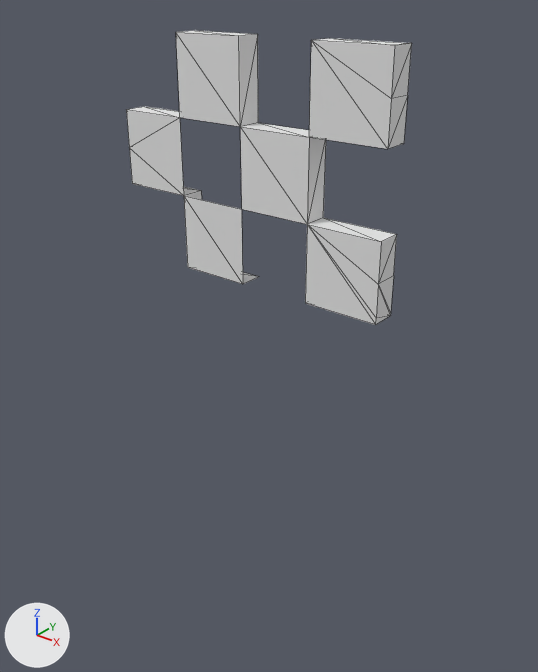
A saved change to the OBJ model models/meshes/visual/robocon2026_2.obj.
Rendered twice from a 50 mm lens placed at (7.48, -8.6, 5.57), pointed at (0.56, 0.05, 0.21). The lights are fixed; the arrows at lower left show +X, +Y and +Z. Mesh edges are drawn as thin lines. Where no turn or scale is listed for an object, it has been applied to the vertices. Vertices at the same position are counted once.

Names of what the first picture shows: 'robocon2026_2'.
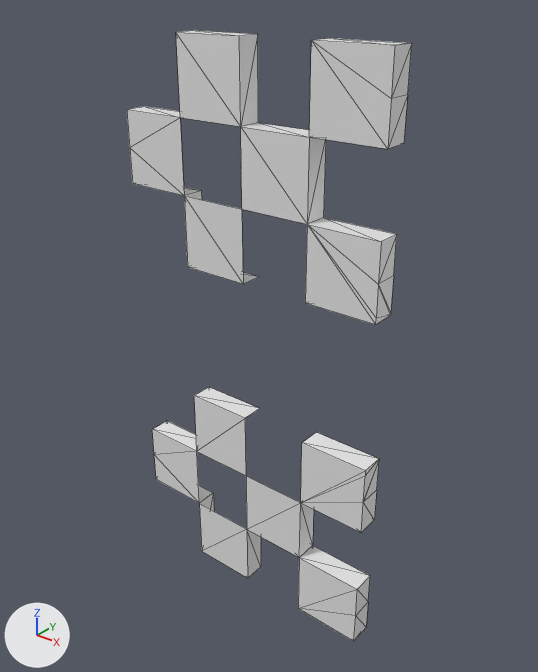
The newer file is also turned or shifted as a whole; pictures and numbers use the older file's frame.

The change, as a list of edits to the scene's bpy script:
```text
Change me_robocon2026_2:
    where me_robocon2026_2.from_pydata(...)  # 44 vertices, 59 faces; spans x -2.0..2.8, y -0.4..0.0, z 1.23..4.83
    used by ob_robocon2026_2; location = (0.0, 0.0, 0.0)
    remove me_robocon2026_2.materials.append(mat_green_001)  # white #e7e7e7
    me_robocon2026_2 part 1: the loose piece of 44 vertices spanning x -2.0..2.8, y -0.4..0.0, z 1.23..4.83 is copied, and the copy is scaled about the mesh origin by (0.999, 0.999, -0.999); it spans x -2.0..2.8, y -0.4..0.0, z -4.82..-1.22
```

Boxes (x1, y1, x2, y2) around the edits, measured in the pictures (538 x 672 px):
'robocon2026_2', reshaped (107% taller): before (126, 30, 412, 325); after (127, 30, 412, 641)
part 1 of me_robocon2026_2, added: after (152, 387, 379, 641)
